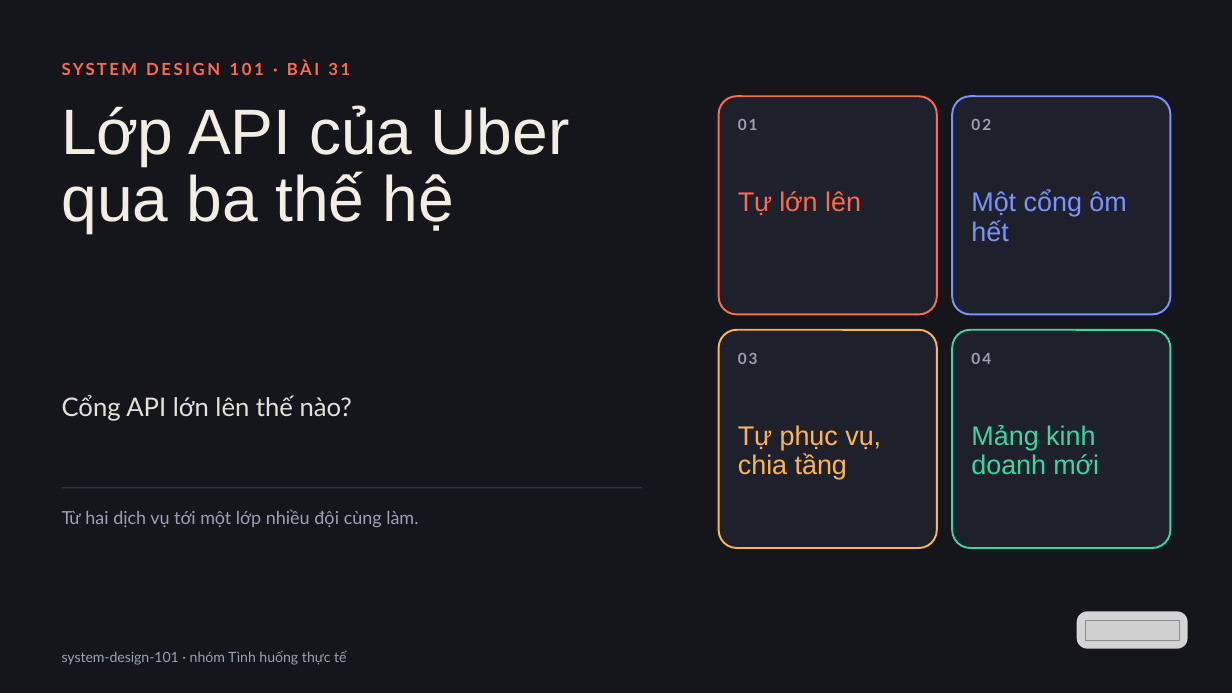
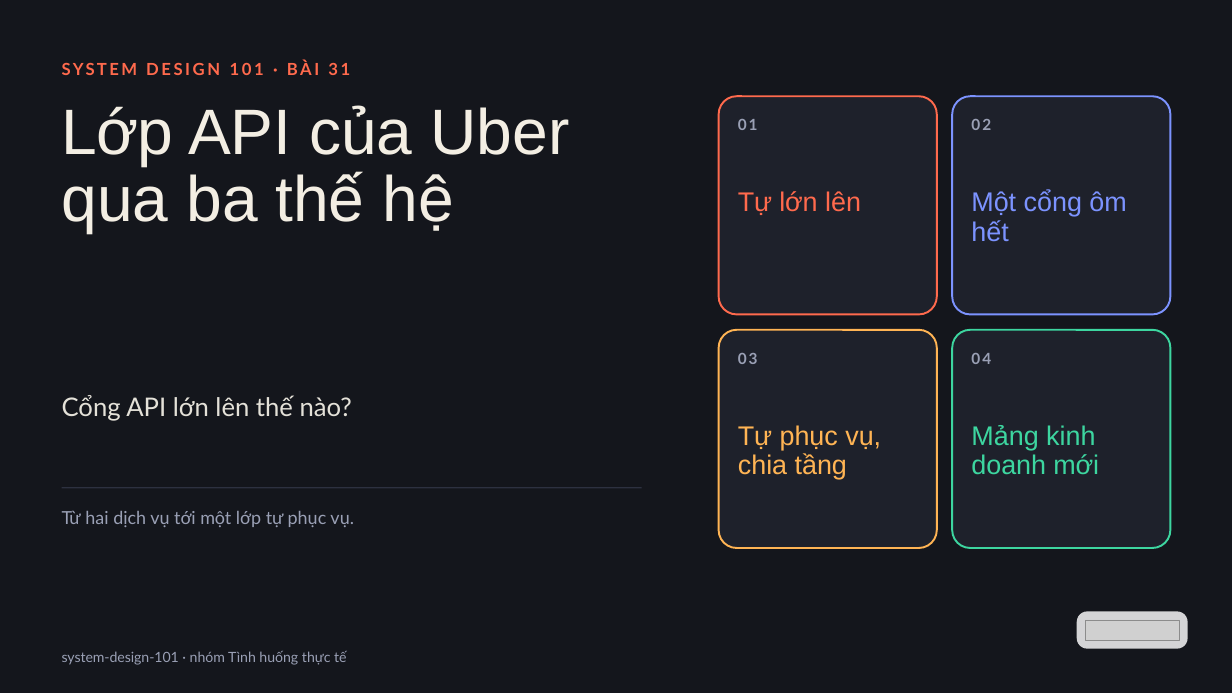
Before and after one commit to vohoailinh90/tool-marketing-studio, a slide deck: slide 1 of system-design-101/vi/lessons/sd-02-031/slides/sd-02-031.pptx. Drawn at 1232x693 pixels with LibreOffice and Linux fonts; fonts in the diff are those of the drawing; grey boxes stand for pictures. Boxes give left, top, right and bottom in pixels: in the first picture for what was removed or moved away, otherwise in the second. Text is boxed around its words. In the diff, an @@ line names an element or a change of style, - is before the commit and + after.

```diff
--- a/system-design-101/vi/lessons/sd-02-031/slides/sd-02-031.pptx
+++ b/system-design-101/vi/lessons/sd-02-031/slides/sd-02-031.pptx
@@ text at box(62, 510, 354, 527): text changed @@
-Từ hai dịch vụ tới một lớp nhiều đội cùng làm.
+Từ hai dịch vụ tới một lớp tự phục vụ.
```
Also in this commit, not shown: 1 other slide changed, 10 other files.
